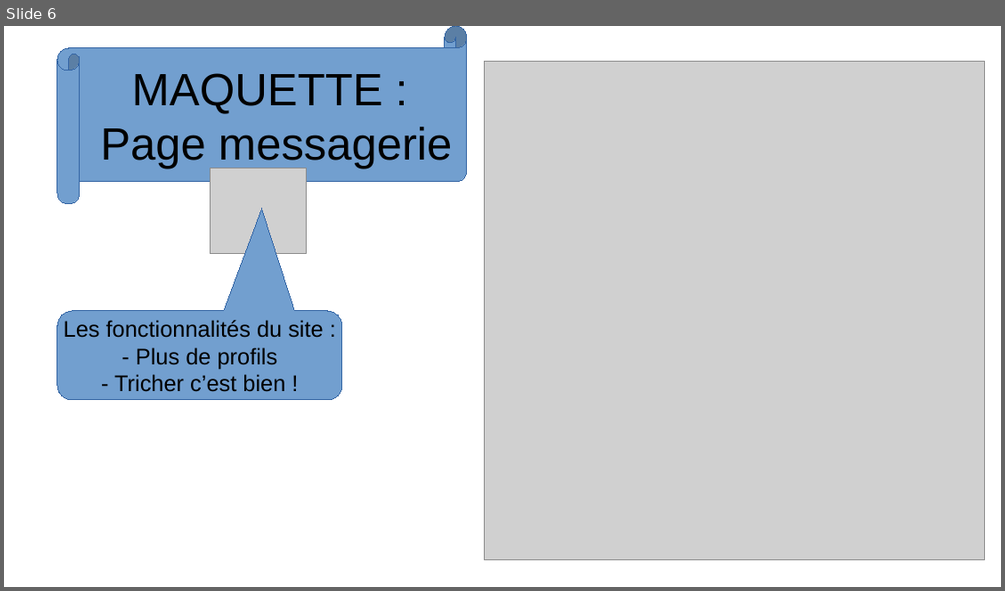
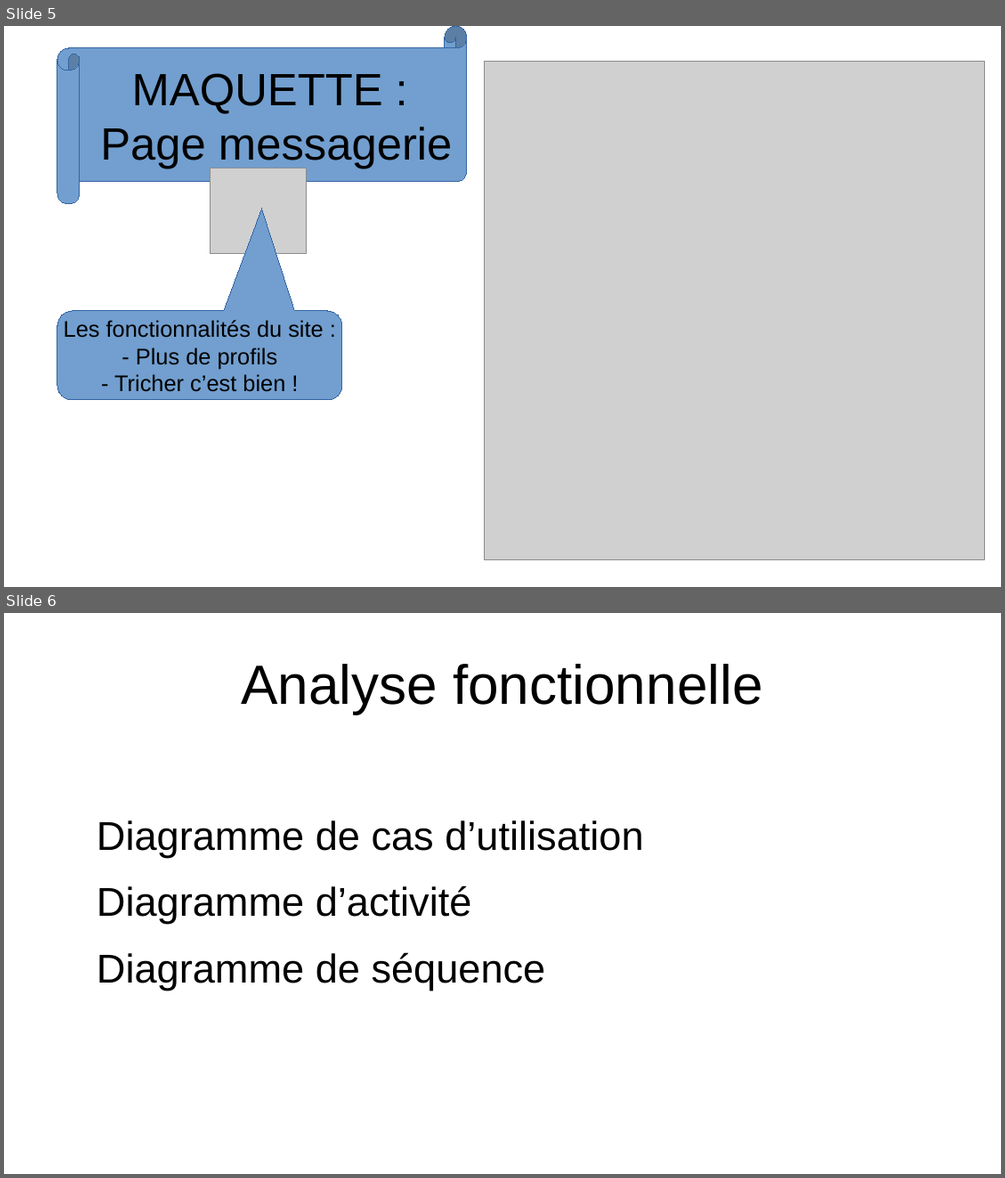
Before and after one commit to theo2b90/git-rea, a slide deck: ORAL.odp. Shown one above the other, each under a label of ours: slide 6 before the commit, slides 5 and 6 after it. The pictures are 1005x591 and 1005x1178 pixels, drawn with LibreOffice and Linux fonts; fonts in the diff are those of the drawing; grey boxes stand for pictures. Boxes give left, top, right and bottom in pixels: in the first picture for what was removed or moved away, otherwise in the second. Text is boxed around its words. In the diff, an @@ line names an element or a change of style, - is before the commit and + after.

```diff
--- a/ORAL.odp
+++ b/ORAL.odp
@@ slide 6 added at (4, 613, 1001, 1174), background #FFFFFF @@
@@ title added at (241, 664, 762, 714), 44 pt, text #000000 @@
+Analyse fonctionnelle
@@ text added at (97, 820, 643, 989), 32 pt, text #000000 @@
+Diagramme de cas d’utilisation
+Diagramme d’activité
+Diagramme de séquence
@@ what was slide 6 is now slide 5 @@
```
Also in this commit, not shown: 5 slides changed, 2 other slides added, 1 slide removed, 1 other file.
